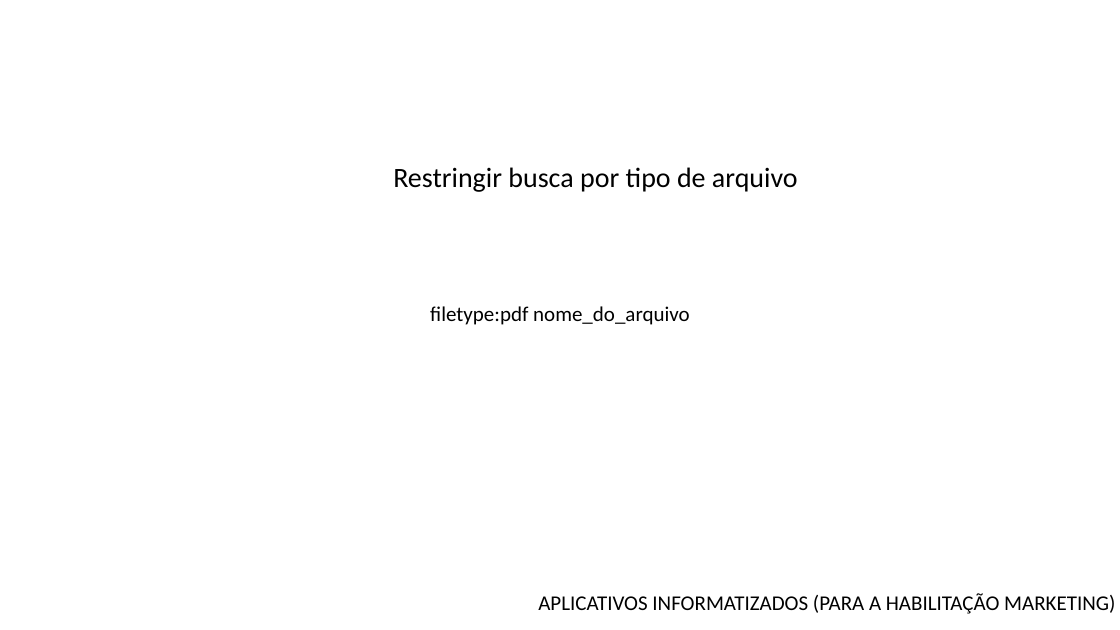
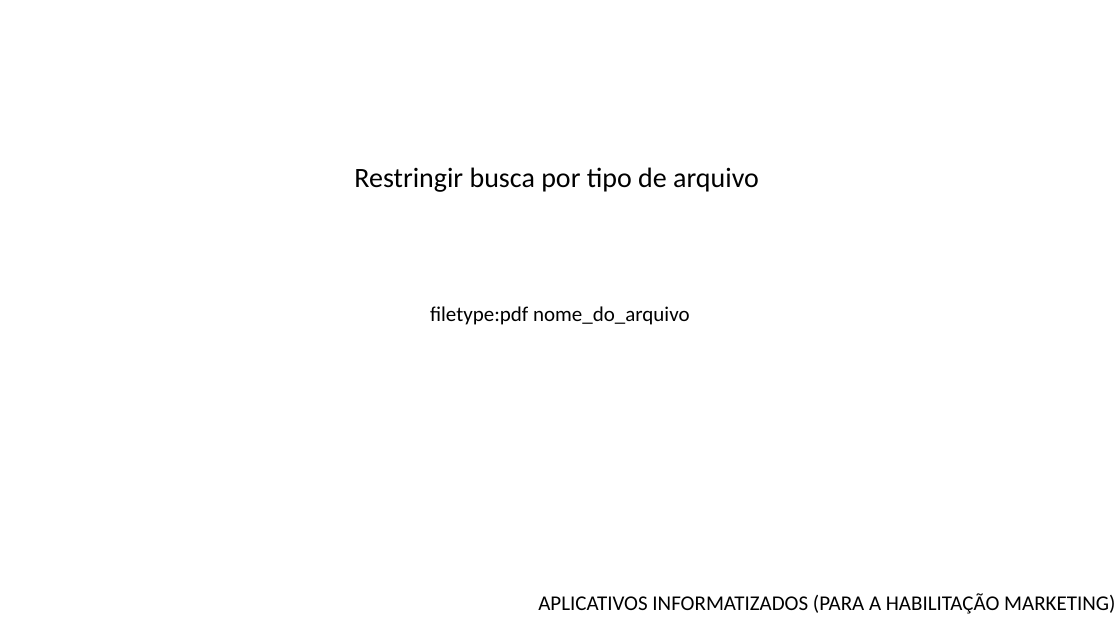
Before and after one commit to edielsi/doc-mkn, a slide deck: slide 5 of tecnica-de-pesquisa-na-web.pptx. Drawn at 1120x630 pixels with LibreOffice and Linux fonts; fonts in the diff are those of the drawing; background and template pictures are left out. Boxes give left, top, right and bottom in pixels: in the first picture for what was removed or moved away, otherwise in the second. Text is boxed around its words. In the diff, an @@ line names an element or a change of style, - is before the commit and + after.

```diff
--- a/tecnica-de-pesquisa-na-web.pptx
+++ b/tecnica-de-pesquisa-na-web.pptx
@@ text "Restringir busca por tipo de ...": place and size @@
-text "Restringir busca por tipo de ..." at (393, 167, 798, 192)
+text "Restringir busca por tipo de ..." at (354, 167, 759, 192)
```
Also in this commit, not shown: 5 other slides changed.
